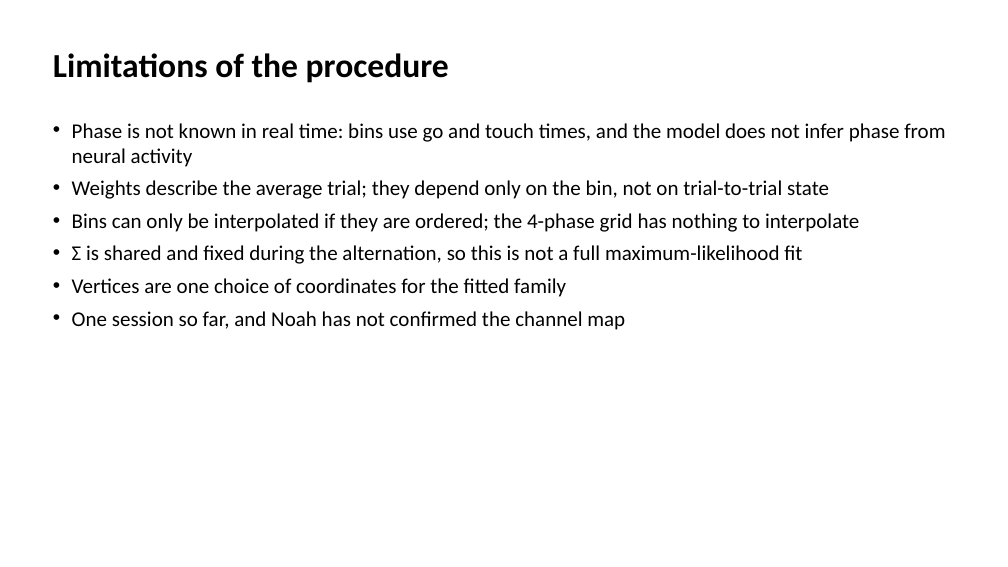
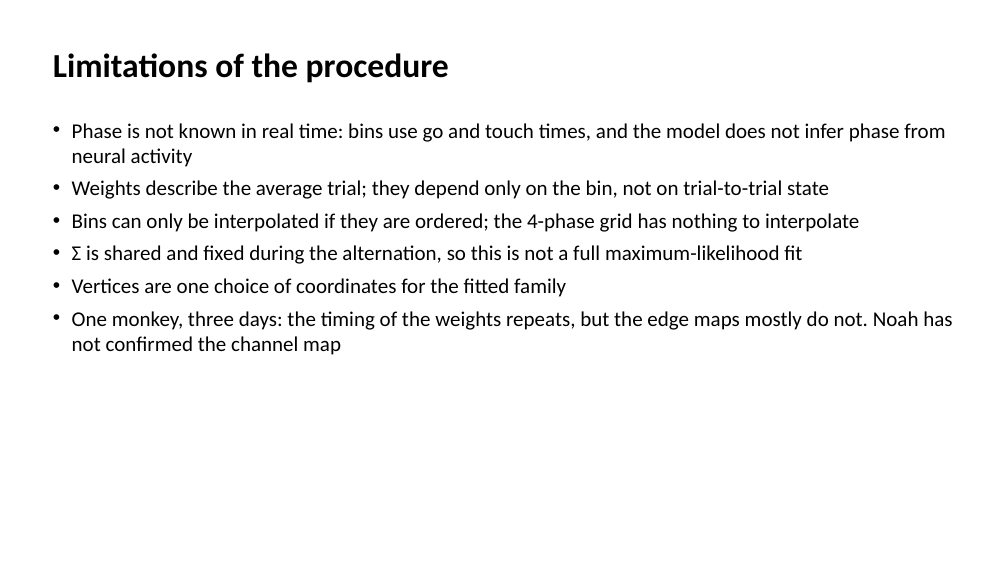
Before and after one commit to smartadi/tpgdar, a slide deck: slide 11 of GDAR-TP_model_training.pptx. Drawn at 1008x567 pixels with LibreOffice and Linux fonts; fonts in the diff are those of the drawing. Boxes give left, top, right and bottom in pixels: in the first picture for what was removed or moved away, otherwise in the second. Text is boxed around its words. In the diff, an @@ line names an element or a change of style, - is before the commit and + after.

```diff
--- a/GDAR-TP_model_training.pptx
+++ b/GDAR-TP_model_training.pptx
@@ text at (x1=72, y1=311, x2=952, y2=355): text changed @@
-• One session so far, and Noah has not confirmed the channel map
+• One monkey, three days: the timing of the weights repeats, but the edge maps mostly do not. Noah has not confirmed the channel map
```
Also in this commit, not shown: 1 other slide changed, 3 other files.
